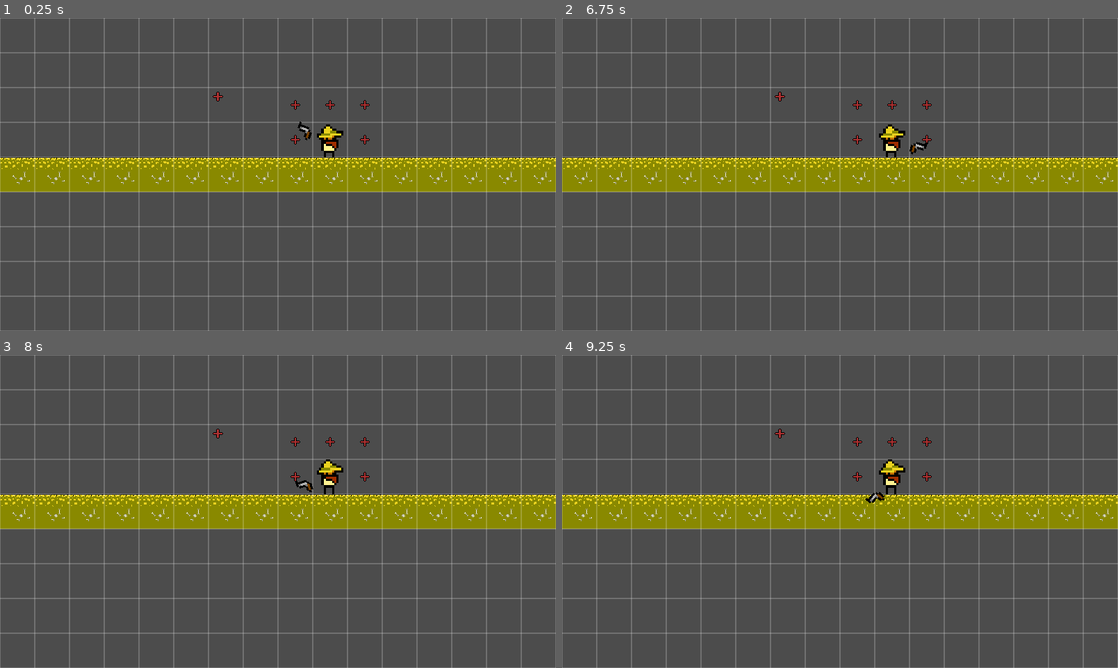
Above: before the commit, frames 1-4 (two rows, left to right).
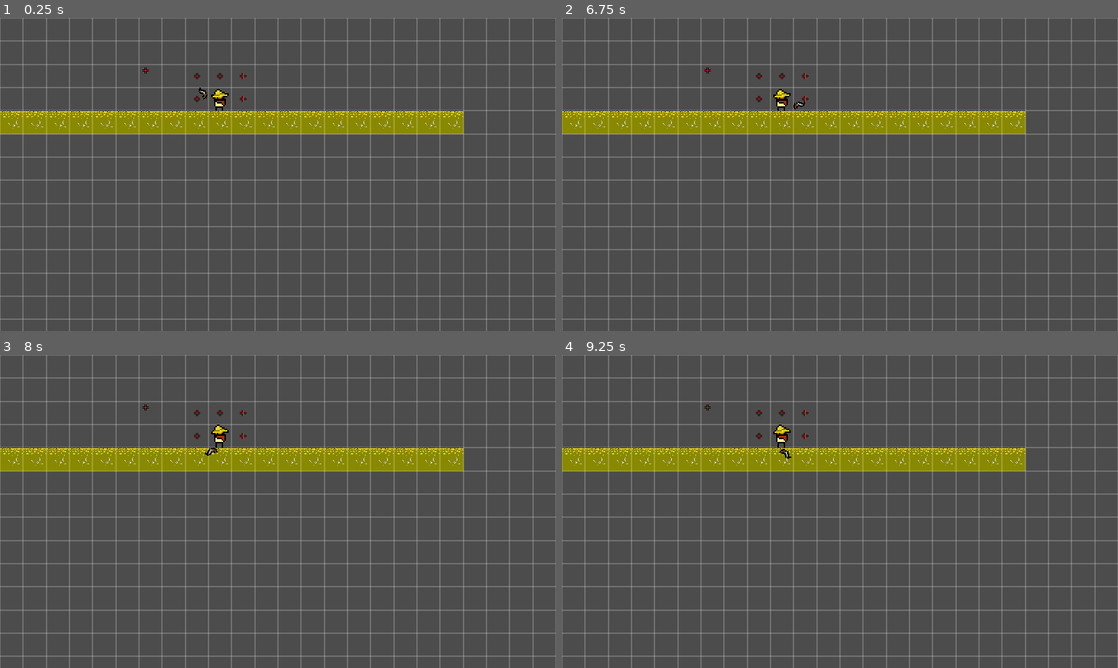
Above: after the commit, the same moments.

Repository: candresm/The_Juan
Game: Godot game, scene res://Scenes/Level1/Level1.tscn
The game is run twice, just before and just after one commit, with the same random seed, the same clock (stepped at 60 frames per second) and the same inputs. The project has no main scene, so this scene is started directly.
Inputs (mouse positions are in pixels of both pictures, inside the frame that each line leads up to):
- Up to frame 1 (0.25 s): no input
- Up to frame 2 (6.75 s): move the mouse to (962, 158) at 0.52 s; move the mouse to (728, 190) at 1.27 s; tap Enter at 2 s; move the mouse to (895, 105) at 2.02 s; move the mouse to (812, 237) at 2.77 s; move the mouse to (1006, 221) at 3.52 s; move the mouse to (673, 127) at 4.27 s; tap Space at 5 s; move the mouse to (867, 174) at 5.02 s; move the mouse to (756, 96) at 5.77 s; move the mouse to (962, 158) at 6.52 s
- Up to frame 3 (8 s): move the mouse to (166, 527) at 7.27 s
- Up to frame 4 (9.25 s): tap Enter at 8 s; move the mouse to (895, 442) at 8.02 s; move the mouse to (812, 574) at 8.77 s

The runs differ from the first frame. In frame 1, 27% of the frame differs, in the area x 0-100%, y 0-100%; in frame 2, 27%; in frame 3, 27%; in frame 4, 27%.

Commit message:
added horizontal movement

Diff:
--- a/Characters/Juan/Helpers.gd
+++ b/Characters/Juan/Helpers.gd
@@ -6,7 +6,7 @@
 		return null;
 	else:
 		var children = get_children();
+		var parent = get_parent();
+		print(parent.position + children[0].offset);
 		for child in children:
-			if (grid_manager._availableG(child.to_global(child.position + child.offset))):
-				continue;
-			child.visible = false;
+			child.visible = true if (grid_manager._availableG(parent.position + child.offset)) else false;
--- a/Characters/Juan/Juan.tscn
+++ b/Characters/Juan/Juan.tscn
@@ -20,6 +20,7 @@
 
 onready var anim_player = get_node(\"AnimationPlayer\");
 onready var sprite = get_node(\"Sprite\");
+onready var helpers = get_node(\"Helpers\");
 
 onready var state_machine = get_node(\"Statemachine\");
 
@@ -32,6 +33,9 @@
 var current_state;
 var direction = Vector2();
 
+#in pixels per frame
+export (int) var speed = 2;
+
 var grid_manager;
 
 func _ready():
@@ -39,7 +43,6 @@
 	next_state = idle_state;
 	if (grid_manager == null):
 		grid_manager = get_node(\"../../Grids\");
-
 
 func _process(delta):
 	if (Input.is_action_pressed(\"right\") || Input.is_action_pressed(\"left\")):
@@ -57,7 +60,6 @@
 	if (current_state != next_state):
 		state_machine._switch();
 
-
 func _validate_input():
 	var intermediate_direction = Vector2();
 	intermediate_direction.x = int(Input.is_action_pressed(\"right\")) - int(Input.is_action_pressed(\"left\"));
@@ -69,7 +71,7 @@
 custom_solver_bias = 0.0
 radius = 24.0
 
-[node name="Juan" type="KinematicBody2D" index="0"]
+[node name="Juan" type="KinematicBody2D"]
 
 z_index = 1
 input_pickable = false
@@ -81,6 +83,7 @@
 __meta__ = {
 "_edit_group_": true
 }
+speed = 2
 
 [node name="Statemachine" parent="." index="0" instance=ExtResource( 1 )]
 
--- a/Characters/Juan/Scripts/Moving.gd
+++ b/Characters/Juan/Scripts/Moving.gd
@@ -1,14 +1,43 @@
 extends "res://Scripting/IState.gd"
 
+enum SUBSTATE{ START, MOVING, DONE, WAIT}
+var current_substate = SUBSTATE.START;
+var target_position = Vector2();
+var target_direction = Vector2();
+var re_entering = false;
+signal moved;
+
 func _enter():
-	entity.anim_player.play("Move");
+	if (!re_entering):
+		entity.anim_player.play("Move");
+		current_substate = SUBSTATE.WAIT;
+		re_entering = true;
+	target_position = entity.position + (entity.direction * entity.grid_manager.CELL_SIZE);
+	target_direction = entity.direction;
+	if (!entity.grid_manager._availableG(target_position) || !entity.grid_manager._availableForCharacters(target_position)):
+		current_substate = SUBSTATE.DONE;
+	else:
+		current_substate = SUBSTATE.START;
 
 func _execute(delta):
-	entity.sprite.flip_h =  false if entity.direction.x > 0 else true;
+	if (current_substate == SUBSTATE.START):
+		entity.sprite.flip_h =  false if target_direction.x > 0 else true;
+		current_substate = SUBSTATE.MOVING;
+	elif(current_substate == SUBSTATE.MOVING):
+		entity.position += target_direction * entity.speed *  delta;
+		if (entity.position.distance_to(target_position) < 2): #if its less than 4 pixels
+			entity.position = entity.grid_manager._grid_align(target_position);
+			current_substate = SUBSTATE.DONE;
+			entity.helpers._update_availability(entity.grid_manager);
 
 func _evaluate(delta):
-	if(entity.direction.x == 0):
-		entity.next_state = entity.idle_state;
+	if(current_substate == SUBSTATE.DONE):
+		if (entity.direction.x != 0):
+			_enter();
+		else:
+			entity.next_state = entity.idle_state;
 
 func _exit():
 	entity.sprite.flip_h = false;
+	current_substate = SUBSTATE.WAIT;
+	re_entering = false;
--- a/Scenes/Level1/Grids.gd
+++ b/Scenes/Level1/Grids.gd
@@ -26,9 +26,20 @@
 func _grid_align(global_position):
 	return (midground.world_to_map(global_position) * CELL_SIZE) + (Vector2(1,1) * CELL_SIZE/2);
 
+#characters arent placed using the tile map, so must check if position is taken converting global position to grid position
+func _availableForCharacters(global_position):
+	var characters = get_node("../Characters").get_children();
+	for character in characters:
+		if (character.name == "Juan"):
+			continue;
+		if (midground.world_to_map(global_position) == midground.world_to_map(character.position)):
+			return false;
+	return true;
+
 func _availableG(global_position):
 	return true if (midground.get_cellv(midground.world_to_map(global_position)) == -1) else false;
 
+#L stands for local
 func _availableL(grid_position):
 	return true if (midground.get_cellv(grid_position) == -1) else false;
 
--- a/Scenes/Level1/Helper.gd
+++ b/Scenes/Level1/Helper.gd
@@ -7,7 +7,7 @@
 onready var HEIGHT = int (screen_size.y/CELL_SIZE);
 
 func _draw():
-	print(screen_size);
+	print("Screen Size: ", screen_size);
 	for x in range(WIDTH+1):
 		draw_line(Vector2(CELL_SIZE*x, 0) - self.position, Vector2(CELL_SIZE * x, screen_size.y) - self.position, COLOR,1, true);
 	for y in range(HEIGHT+1):
--- a/Scenes/Level1/Level1.tscn
+++ b/Scenes/Level1/Level1.tscn
@@ -6,7 +6,7 @@
 [ext_resource path="res://Scenes/Level1/Helper.gd" type="Script" id=4]
 [ext_resource path="res://Characters/Juan/Juan.tscn" type="PackedScene" id=5]
 
-[node name="Test_Level" type="Node" index="0"]
+[node name="Level1" type="Node" index="0"]
 
 [node name="Grids" type="Node" parent="." index="0"]
 
@@ -90,3 +90,4 @@
 [node name="Juan" parent="Characters" index="0" instance=ExtResource( 5 )]
 
 position = Vector2( 457.147, 161.363 )
+speed = 128
--- a/project.godot
+++ b/project.godot
@@ -21,7 +21,7 @@
 mouse_cursor/custom_image_hotspot=Vector2( 16, 16 )
 window/stretch/mode="2d"
 window/stretch/aspect="keep"
-window/stretch/shrink="1.5"
+window/stretch/shrink="1"
 
 [input]
 
